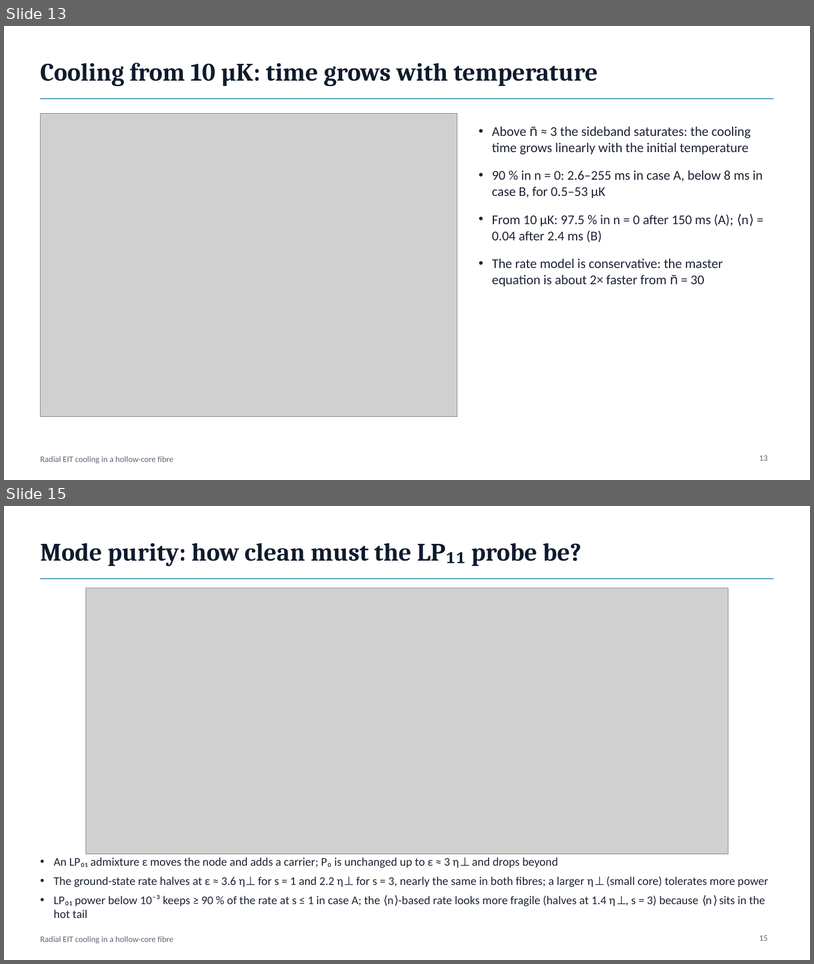
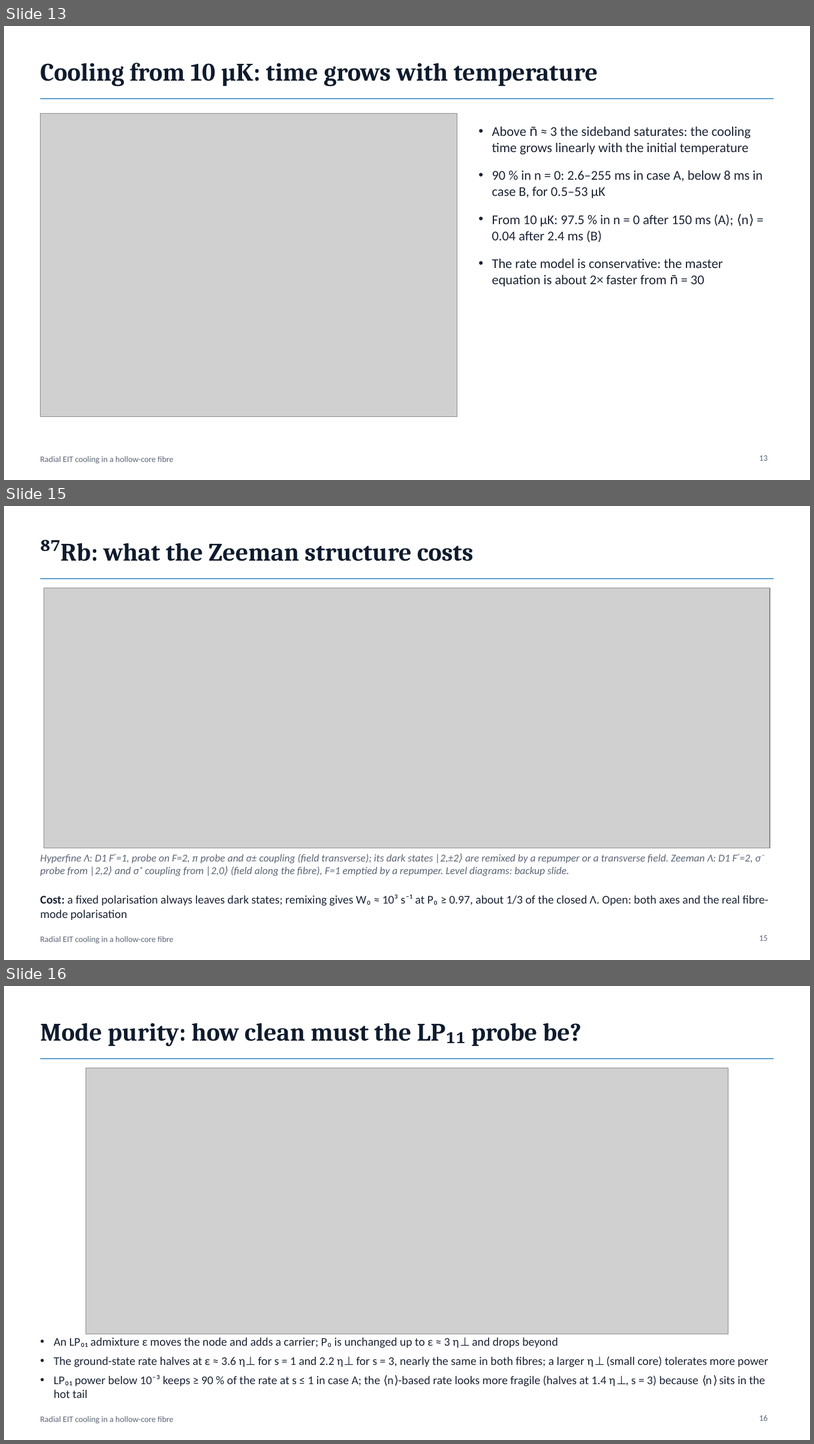
Before and after one commit to Leonardo-Razzai/hcf-eit-cooling, a slide deck: presentation/radial_eit_cooling_talk.pptx. Shown one above the other, each under a label of ours: slides 13 and 15 before the commit, slides 13, 15 and 16 after it; the slides between them are not shown. The pictures are 814x964 and 814x1444 pixels, drawn with LibreOffice and Linux fonts; fonts in the diff are those of the drawing; grey boxes stand for pictures. Boxes give left, top, right and bottom in pixels: in the first picture for what was removed or moved away, otherwise in the second. Text is boxed around its words. In the diff, an @@ line names an element or a change of style, - is before the commit and + after.

```diff
--- a/presentation/radial_eit_cooling_talk.pptx
+++ b/presentation/radial_eit_cooling_talk.pptx
@@ slide 15 added at bbox=[4, 506, 810, 960], background #FFFFFF; not listed: 2 template elements that a slide beside it also shows @@
@@ title added at bbox=[104, 543, 474, 561], 30 pt, text #0F1B2D, bold @@
+⁸⁷Rb: what the Zeeman structure costs
@@ picture added at bbox=[44, 588, 770, 848] @@
@@ text added at bbox=[40, 853, 765, 876], 12.5 pt, text #5B6475, italic @@
+Hyperfine Λ: D1 F′=1, probe on F=2, π probe and σ± coupling (field transverse); its dark states |2,±2⟩ are remixed by a repumper or a transverse field. Zeeman Λ: D1 F′=2, σ⁻ probe from |2,2⟩ and σ⁺ coupling from |2,0⟩ (field along the fibre), F=1 emptied by a repumper. Level diagrams: backup slide.
@@ text added at bbox=[40, 894, 769, 919], 14 pt, text #1A2233 @@
+• Cost: a fixed polarisation always leaves dark states; remixing gives W₀ ≈ 10³ s⁻¹ at P₀ ≥ 0.97, about 1/3 of the closed Λ. Open: both axes and the real fibre-mode polarisation
@@ page number added at bbox=[759, 935, 768, 940], 10 pt, text #5B6475 @@
+15
@@ what was slide 15 is now slide 16 @@
```
Also in this commit, not shown: 1 slide changed, 6 other files.
